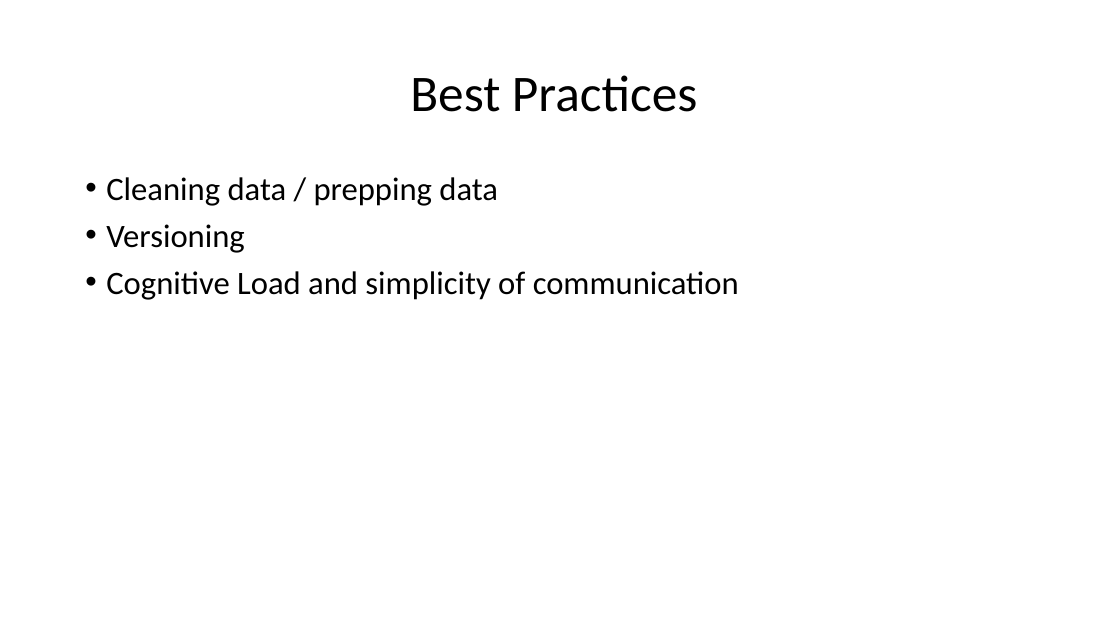
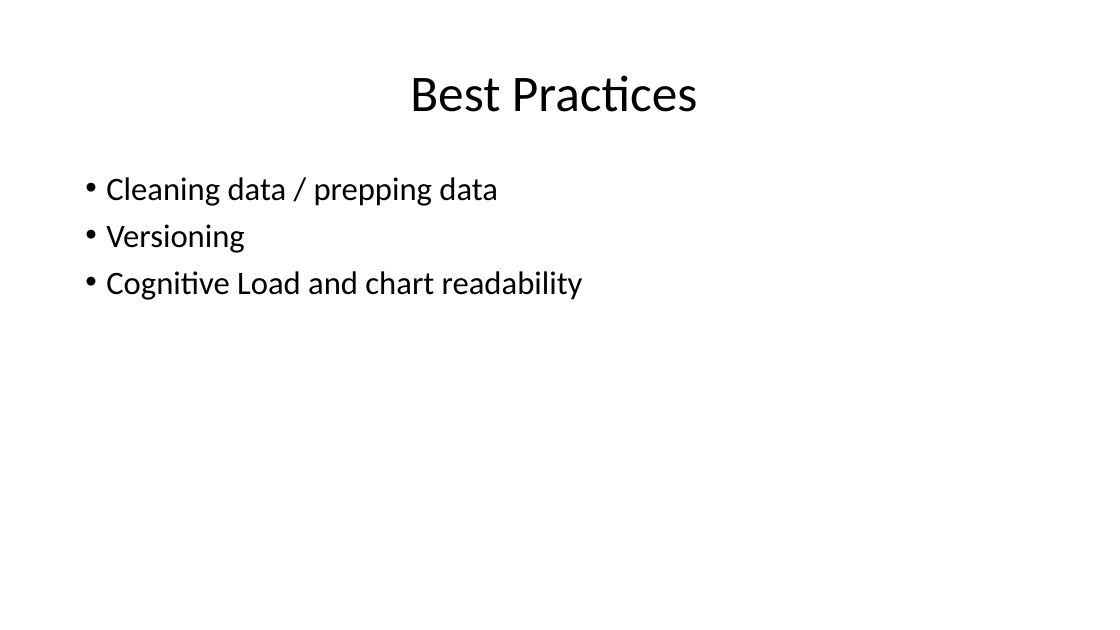
Before and after one commit to bdh5029/Rprojects, a slide deck: slide 14 of VisualizingR.pptx. Drawn at 1120x630 pixels with LibreOffice and Linux fonts; fonts in the diff are those of the drawing. Boxes give left, top, right and bottom in pixels: in the first picture for what was removed or moved away, otherwise in the second. Text is boxed around its words. In the diff, an @@ line names an element or a change of style, - is before the commit and + after.

```diff
--- a/VisualizingR.pptx
+++ b/VisualizingR.pptx
@@ text at <box>106,271,583,300</box>: text changed @@
-• Cognitive Load and simplicity of communication
+• Cognitive Load and chart readability
```
Also in this commit, not shown: 4 other slides changed, 3 slides added, 5 slides removed.
